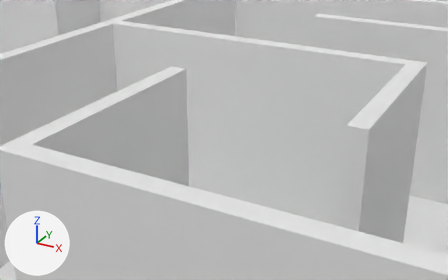
What one commit did to the Blender file BasicGame/Assets/Models/House_LVL1.blend.
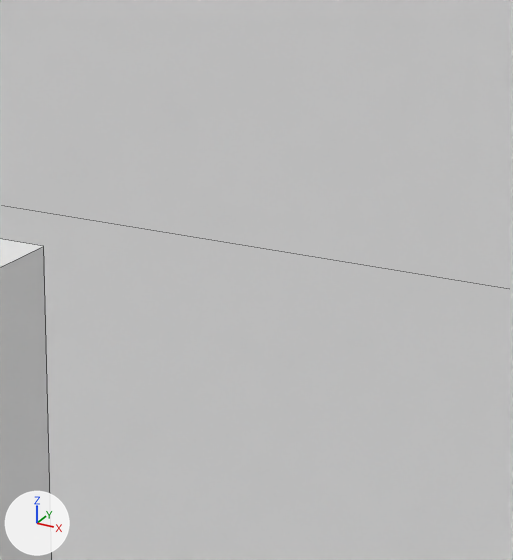
The first picture shows the older version from a 50 mm lens placed at (22.27, -35.34, 19.2), pointed at (8.85, -10.93, 7.0). The close-ups show both versions on the part from 41% to 53% of the width and 15% to 36% of the height of that picture. The lights are fixed; the arrows at lower left show +X, +Y and +Z. The close-ups show mesh edges as thin lines. Objects named as collision shapes, trigger or cutter boxes, shadow casters or lower levels of detail are left out.

Objects in the first close-up: 'Walls'.
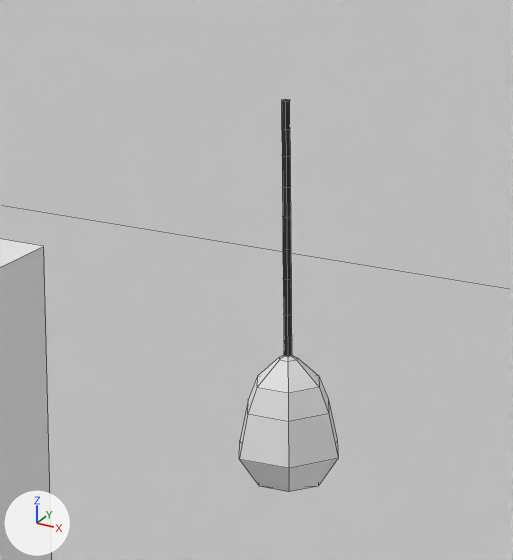
Pixel boxes (x1, y1, x2, y2) of what changed, in the close-ups (513 x 560 px):
'Lamp', added
    after: (239, 99, 338, 492)
    faces in mat_light (white #e7e7e7): (239, 355, 338, 492)
    faces in mat_string (black #3b3b3b): (282, 99, 292, 357)

Diff of the bpy script that builds the scene:
```diff
--- a/BasicGame/Assets/Models/House_LVL1.blend.py
+++ b/BasicGame/Assets/Models/House_LVL1.blend.py
@@ mat_string @@
+mat_string = diffuse_material('String')
+mat_string.base_color = (0.0445, 0.0445, 0.0445)  # black #3c3c3c
@@ mat_light @@
+mat_light = diffuse_material('Light')
+mat_light.base_color = (0.8, 0.8, 0.8)  # white #e7e7e7
@@ me_lampmesh @@
+me_lampmesh.from_pydata(...)  # 85 vertices, 86 faces; spans x -0.3..0.3, y -0.26..0.26, z -2.01..0.09
+# faces by material slot: [37, 49]
+me_lampmesh.materials.append(mat_light)  # white #e7e7e7
+me_lampmesh.materials.append(mat_string)  # black #3c3c3c
@@ ob_lamp @@
+ob_lamp = bpy.data.objects.new('Lamp', me_lampmesh)
+ob_lamp.location = (7.708, -10.085, 10.902)
```
